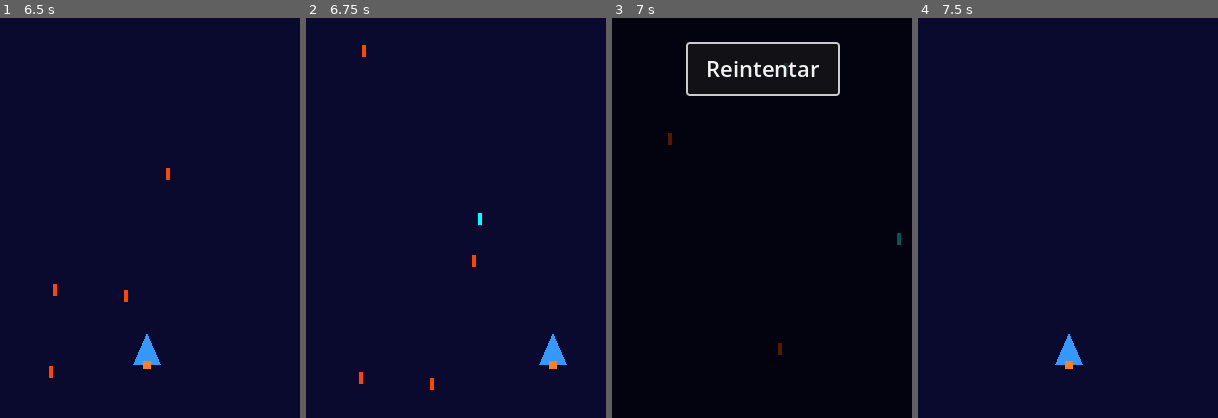
Above: before the commit, frames 1-4 (left to right).
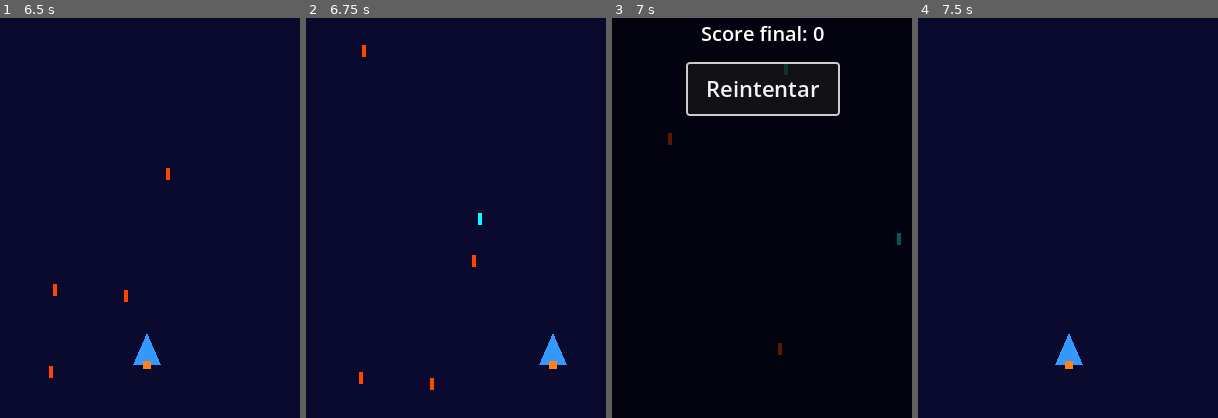
Above: after the commit, the same moments.

Repository: Frank-0511/galactic-surge
Game: Godot game, scene res://scenes/main/main.tscn
The game is run twice, just before and just after one commit, with the same random seed, the same clock (stepped at 60 frames per second) and the same inputs.
Inputs:
- Up to frame 1 (6.5 s): hold Right (move_right) 0.53-1.28 s; hold Space (shoot) 0.53-1.28 s; hold Left (move_left) 1.28-2.03 s; tap Space (shoot) every 1.5 s from 1.35 to 5.85 s; hold Space (shoot) 2.03-2.78 s; hold Right (move_right) 2.03-3.53 s; hold Space (shoot) 3.53-4.28 s; hold Left (move_left) 3.53-5.78 s; hold Space (shoot) 5.03-5.78 s; hold Right (move_right) from 5.78 s (still down)
- Up to frame 2 (6.75 s): keep holding Right (move_right); hold Space (shoot) from 6.53 s (still down)
- Up to frame 3 (7 s): keep holding Right (move_right); keep holding Space (shoot)
- Up to frame 4 (7.5 s): release Right (move_right) at 7.25 s; release Space (shoot) at 7.25 s; click "Reintentar" at 7.25 s
The pictures show only the part of the screen within x 25-75%, y 46-96%; the shares and areas given below are measured in that part.

Frames 1-2 are identical in both runs. In frame 3, 3.0% of the frame differs, in the area x 24-76%, y 2-25%; in frame 4, nothing differs.

Commit message:
feat(etapa-3): agregar hud y score final

Diff:
--- a/scenes/ui/game_over.gd
+++ b/scenes/ui/game_over.gd
@@ -6,7 +6,8 @@
 signal retry_requested
 
 
-func show_game_over() -> void:
+func show_game_over(final_score: int = 0) -> void:
+	$Control/FinalScoreLabel.text = "Score final: %d" % final_score
 	visible = true
 	$Control/RetryButton.grab_focus()
 
--- a/scenes/ui/game_over.tscn
+++ b/scenes/ui/game_over.tscn
@@ -30,11 +30,20 @@
 text = "GAME OVER"
 horizontal_alignment = 1
 
+[node name="FinalScoreLabel" type="Label" parent="Control"]
+offset_left = 185.0
+offset_top = 370.0
+offset_right = 415.0
+offset_bottom = 400.0
+theme_override_font_sizes/font_size = 20
+text = "Score final: 0"
+horizontal_alignment = 1
+
 [node name="RetryButton" type="Button" parent="Control"]
 offset_left = 225.0
-offset_top = 395.0
+offset_top = 415.0
 offset_right = 375.0
-offset_bottom = 445.0
+offset_bottom = 465.0
 theme_override_font_sizes/font_size = 22
 text = "Reintentar"
 
--- /dev/null
+++ b/scenes/ui/hud.gd
@@ -0,0 +1,33 @@
+# hud.gd
+# Displays the current player lives, score, wave, and mission completion state.
+
+extends CanvasLayer
+
+signal lives_changed(lives: int)
+signal score_changed(score: int)
+signal wave_changed(wave: int)
+
+@onready var _lives_label: Label = $Margin/LivesLabel
+@onready var _score_label: Label = $Margin/ScoreLabel
+@onready var _wave_label: Label = $Margin/WaveLabel
+@onready var _mission_complete_label: Label = $MissionCompleteLabel
+
+
+func set_lives(lives: int) -> void:
+	_lives_label.text = "Vidas: %d" % lives
+	lives_changed.emit(lives)
+
+
+func set_score(score: int) -> void:
+	_score_label.text = "Score: %d" % score
+	score_changed.emit(score)
+
+
+func set_wave(wave: int) -> void:
+	_wave_label.text = "Oleada: %d" % wave
+	wave_changed.emit(wave)
+
+
+func show_mission_complete() -> void:
+	_mission_complete_label.text = "Mision completada"
+	_mission_complete_label.visible = true
--- /dev/null
+++ b/scenes/ui/hud.tscn
@@ -0,0 +1,42 @@
+[gd_scene load_steps=2 format=3]
+
+[ext_resource type="Script" path="res://scenes/ui/hud.gd" id="1_hud"]
+
+[node name="HUD" type="CanvasLayer"]
+script = ExtResource("1_hud")
+
+[node name="Margin" type="Control" parent="."]
+offset_left = 16.0
+offset_top = 16.0
+offset_right = 220.0
+offset_bottom = 126.0
+
+[node name="LivesLabel" type="Label" parent="Margin"]
+offset_right = 204.0
+offset_bottom = 28.0
+theme_override_font_sizes/font_size = 20
+text = "Vidas: 3"
+
+[node name="ScoreLabel" type="Label" parent="Margin"]
+offset_top = 32.0
+offset_right = 204.0
+offset_bottom = 60.0
+theme_override_font_sizes/font_size = 20
+text = "Score: 0"
+
+[node name="WaveLabel" type="Label" parent="Margin"]
+offset_top = 64.0
+offset_right = 204.0
+offset_bottom = 92.0
+theme_override_font_sizes/font_size = 20
+text = "Oleada: 1"
+
+[node name="MissionCompleteLabel" type="Label" parent="."]
+offset_left = 120.0
+offset_top = 360.0
+offset_right = 480.0
+offset_bottom = 410.0
+theme_override_font_sizes/font_size = 30
+text = "Mision completada"
+horizontal_alignment = 1
+visible = false
